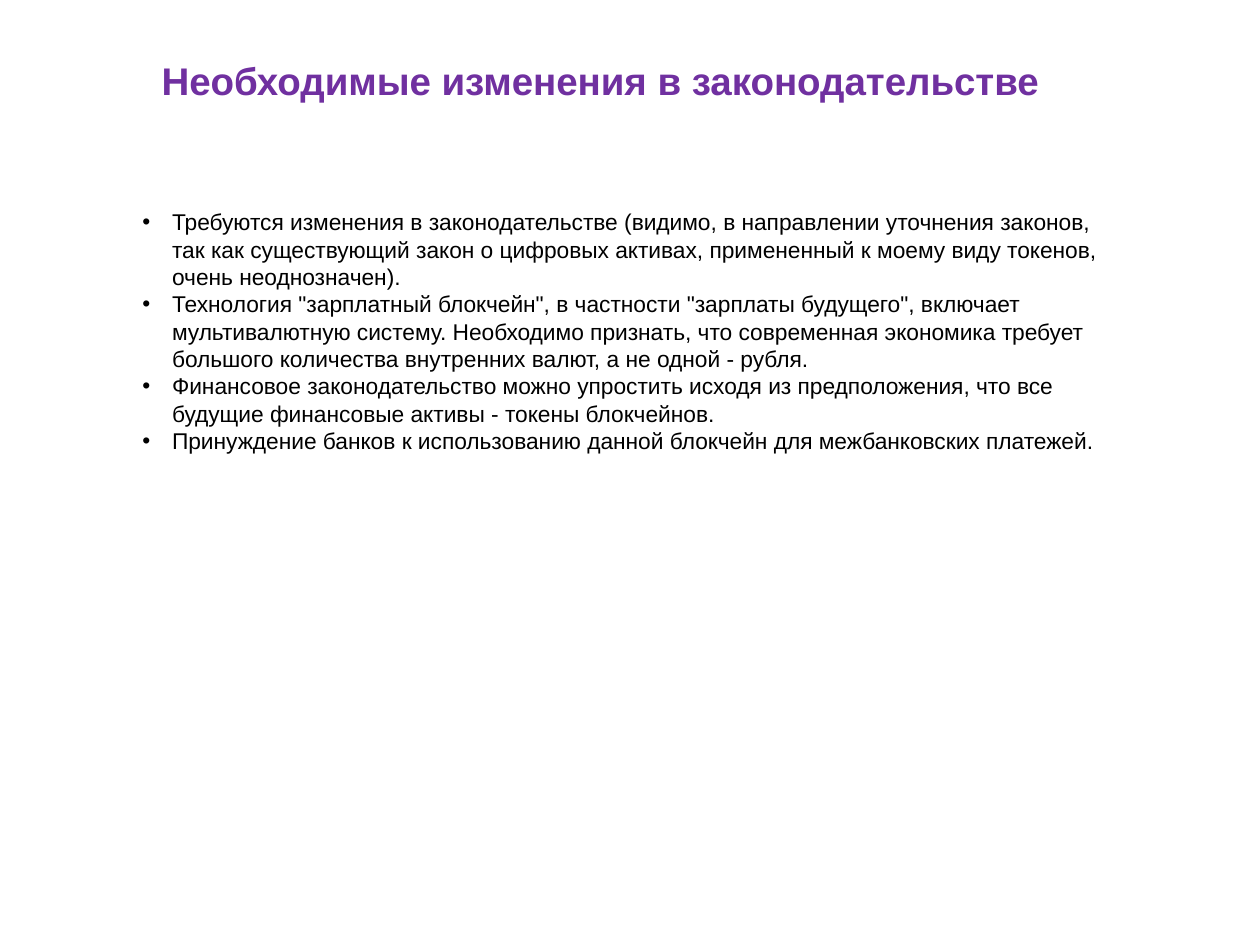
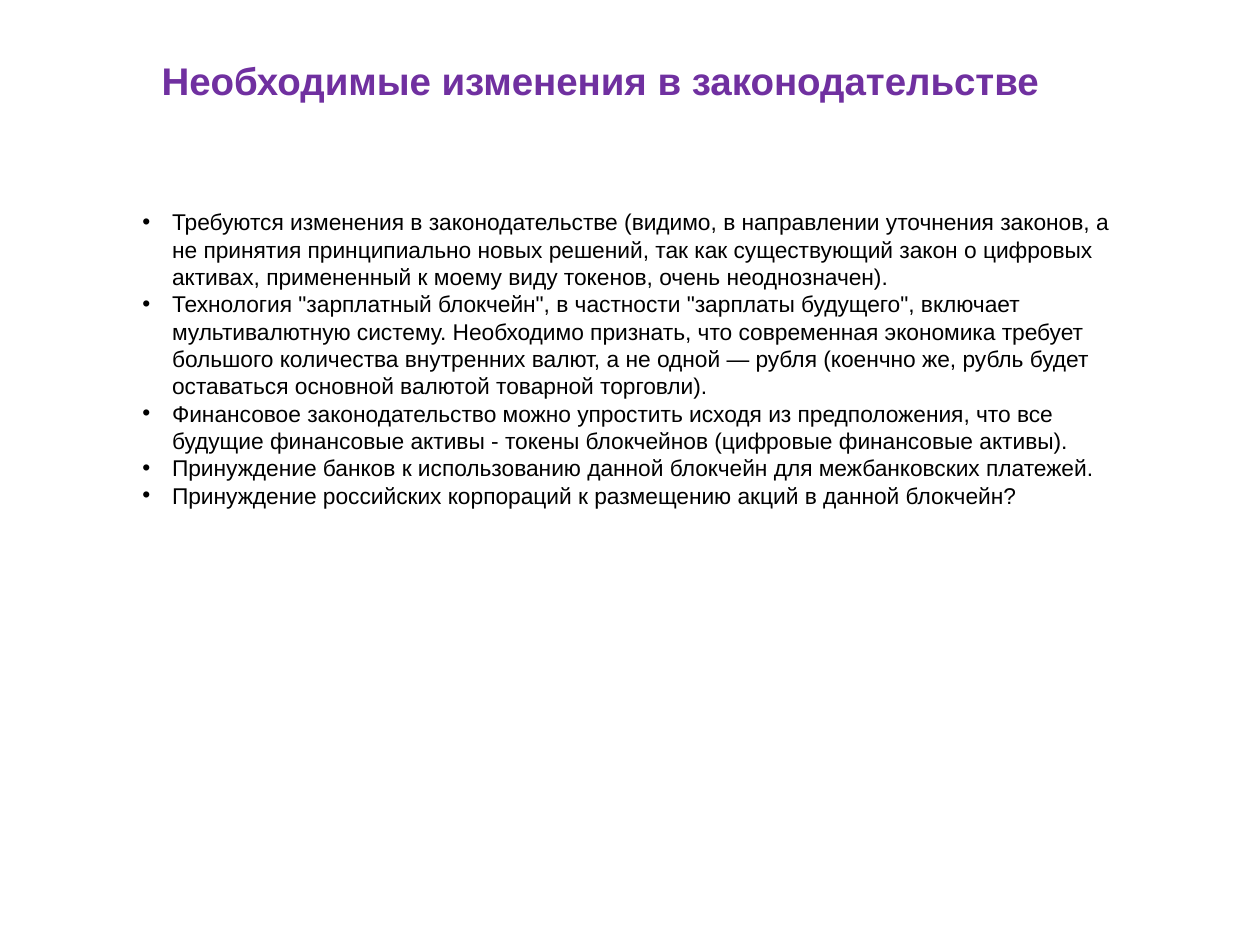
Before and after one commit to vporton/digital-breakthrough-2021, a slide deck: slide 7 of Цифровой-Прорыв.odp. Drawn at 1260x945 pixels with LibreOffice and Linux fonts; fonts in the diff are those of the drawing. Boxes give left, top, right and bottom in pixels: in the first picture for what was removed or moved away, otherwise in the second. Text is boxed around its words. In the diff, an @@ line names an element or a change of style, - is before the commit and + after.

```diff
--- a/Цифровой-Прорыв.odp
+++ b/Цифровой-Прорыв.odp
@@ text at bbox=[172, 213, 1109, 454]: text changed @@
-• Требуются изменения в законодательстве (видимо, в направлении уточнения законов, так как существующий закон о цифровых активах, примененный к моему виду токенов, очень неоднозначен).
-• Технология "зарплатный блокчейн", в частности "зарплаты будущего", включает мультивалютную систему. Необходимо признать, что современная экономика требует большого количества внутренних валют, а не одной - рубля.
-• Финансовое законодательство можно упростить исходя из предположения, что все будущие финансовые активы - токены блокчейнов.
+• Требуются изменения в законодательстве (видимо, в направлении уточнения законов, а не принятия принципиально новых решений, так как существующий закон о цифровых активах, примененный к моему виду токенов, очень неоднозначен).
+• Технология "зарплатный блокчейн", в частности "зарплаты будущего", включает мультивалютную систему. Необходимо признать, что современная экономика требует большого количества внутренних валют, а не одной — рубля (коенчно же, рубль будет оставаться основной валютой товарной торговли).
+• Финансовое законодательство можно упростить исходя из предположения, что все будущие финансовые активы - токены блокчейнов (цифровые финансовые активы).
@@ text at bbox=[172, 487, 1016, 508]: paragraph added @@
+• Принуждение российских корпораций к размещению акций в данной блокчейн?
```
Also in this commit, not shown: 4 other slides changed, 2 slides added, 1 other file.
